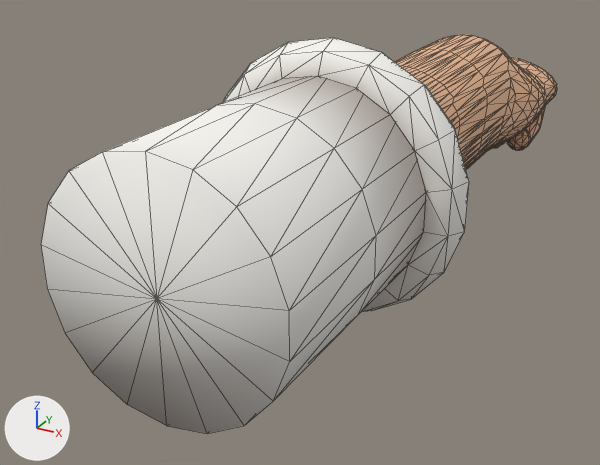
The glTF model assets/models/fp-hand-right-pinch.gltf as it was, and as the next commit left it.
Rendered twice from a camera (50 mm lens) standing at (0.19, -0.739, 0.161) and looking at (-0.043, -0.314, -0.051). The axes (+X, +Y, +Z) are drawn at lower left. The lights are the same throughout. The older version comes first. Mesh edges are drawn as thin lines. Vertices at exactly the same position are counted once.

In view in the first picture: 'model'.
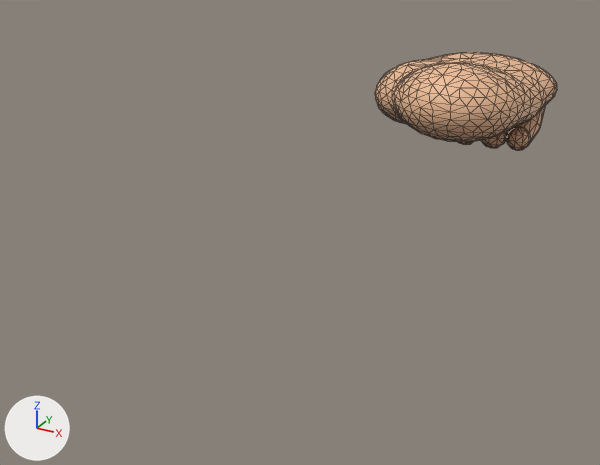
What differs and where, as boxes [x1, y1, x2, y2] in the pictures (600 x 465 px; the box of a moved part takes in the faces that stretch with it):
```json
{"object": "model", "change": "reshaped", "before": [41, 34, 557, 434], "after": [375, 52, 557, 150], "on screen": "65% narrower, 75% shorter"}
{"part": 1, "of": "me_model", "change": "deleted", "before": [222, 38, 469, 312]}
{"part": 2, "of": "me_model", "change": "deleted", "before": [41, 76, 426, 434]}
{"part": 3, "of": "me_model", "change": "moved or reshaped", "before": [394, 34, 557, 170], "after": [375, 52, 557, 142]}
```

The change, as JSON lines over the scene's bpy script:
```json
{"block": "me_model", "where": "# used by ob_model"}
{"op": "remove", "block": "me_model", "code": "me_model.from_pydata(...)  # 1851 vertices, 3528 faces; spans x -0.074..0.079, y -0.515..-0.004, z -0.068..0.084"}
{"op": "add", "block": "me_model", "code": "me_model.from_pydata(...)  # 1242 vertices, 2336 faces; spans x -0.074..0.058, y -0.202..-0.004, z -0.052..0.033"}
{"block": "me_model", "change": "me_model part 1: the loose piece of 150 vertices spanning x -0.071..0.079, y -0.381..-0.349, z -0.068..0.084 is deleted"}
{"block": "me_model", "change": "me_model part 2: the loose piece of 56 vertices spanning x -0.055..0.063, y -0.515..-0.365, z -0.052..0.068 is deleted"}
{"block": "me_model", "change": "me_model part 3: 40 vertices moved from x -0.072..0.058, y -0.169..-0.069, z -0.033..0.041 to x -0.072..0.057, y -0.193..-0.068, z -0.025..0.026; 662 vertices removed from x -0.073..0.058, y -0.429..-0.053, z -0.036..0.051; 354 vertices added at x -0.074..0.058, y -0.202..-0.052, z -0.027..0.033"}
{"block": "me_model", "change": "other edits to the shape of me_model do not show in these pictures"}
{"op": "remove", "block": "me_model", "code": "me_model.materials.append(mat_chef_whites)"}
{"op": "remove", "block": "me_model", "code": "me_model.materials.append(mat_cuff_piping)"}
```
